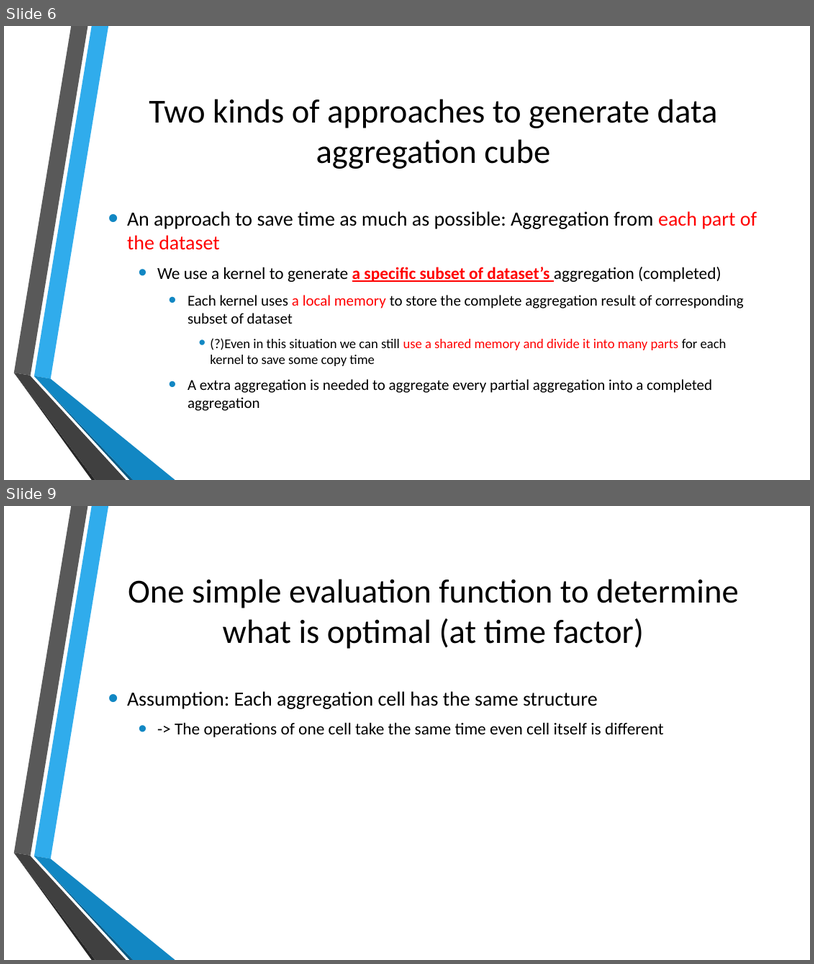
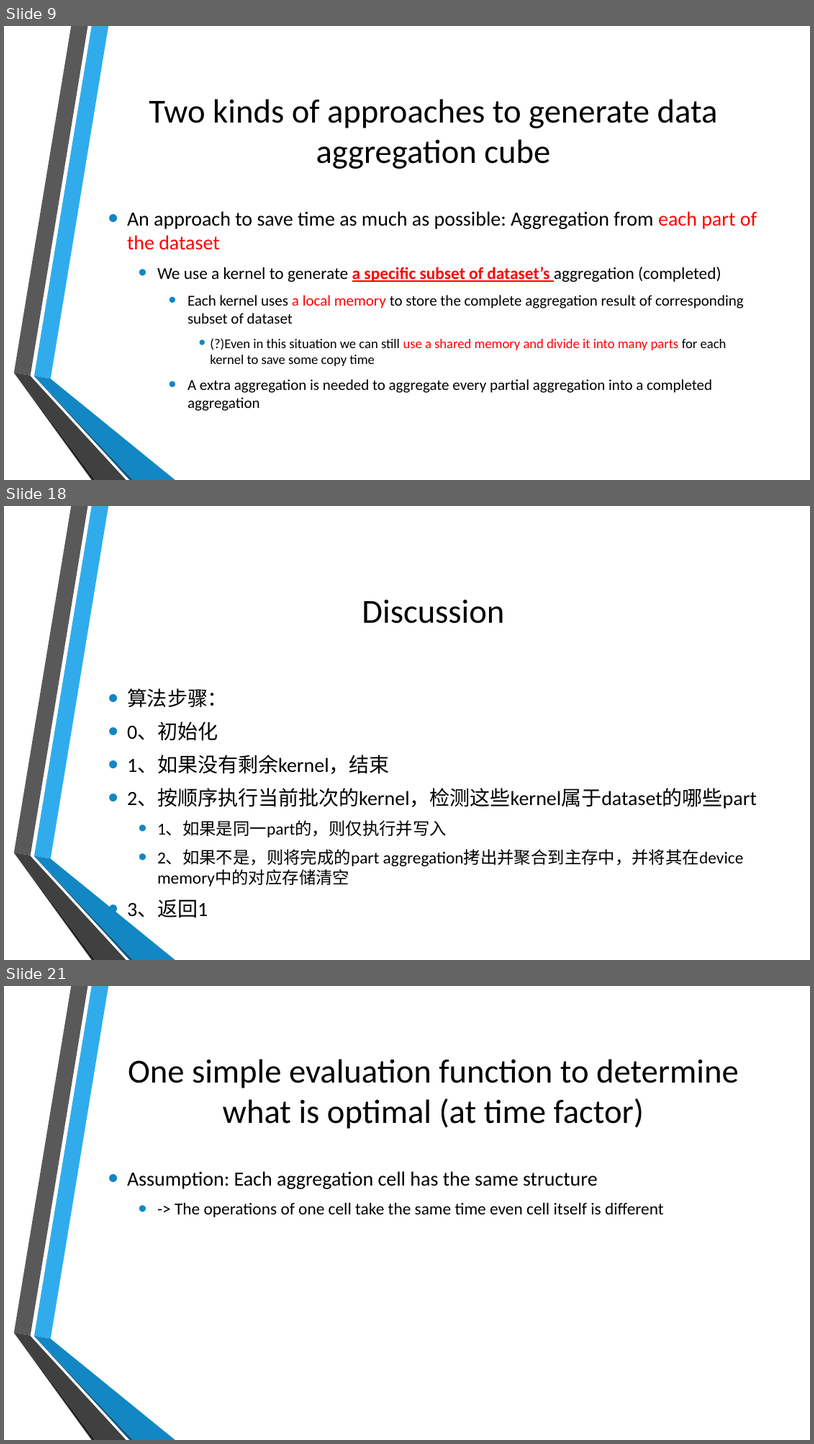
Before and after one commit to thoh-testarossa/Mirage-docs, a slide deck: thoh/presentations/20170426.pptx. Shown one above the other, each under a label of ours: slides 6 and 9 before the commit, slides 9, 18 and 21 after it; the slides between them are not shown. The pictures are 814x964 and 814x1444 pixels, drawn with LibreOffice and Linux fonts; fonts in the diff are those of the drawing; background and template pictures are left out. Boxes give left, top, right and bottom in pixels: in the first picture for what was removed or moved away, otherwise in the second. Text is boxed around its words. In the diff, an @@ line names an element or a change of style, - is before the commit and + after.

```diff
--- a/thoh/presentations/20170426.pptx
+++ b/thoh/presentations/20170426.pptx
@@ slide 18 added at (4, 506, 810, 960), background picture (left out); not listed: 6 template elements that a slide beside it also shows @@
@@ title added at (362, 600, 504, 623), 40 pt, text #000000 @@
+Discussion
@@ text added at (127, 688, 757, 918), 20 pt, text #000000 @@
+• 算法步骤：
+• 0、初始化
+• 1、如果没有剩余kernel，结束
+• 2、按顺序执行当前批次的kernel，检测这些kernel属于dataset的哪些part
+  • 1、如果是同一part的，则仅执行并写入
+  • 2、如果不是，则将完成的part aggregation拷出并聚合到主存中，并将其在device memory中的对应存储清空
+• 3、返回1
@@ what was slide 6 is now slide 9 @@
@@ what was slide 9 is now slide 21 @@
```
Also in this commit, not shown: 5 slides changed, 14 other slides added, 7 other files.
